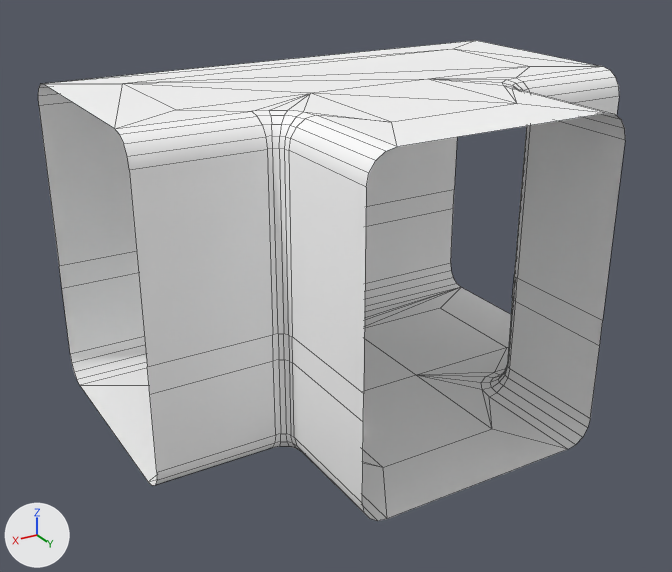
Renders of the FBX model Assets/Meshes/Tee.fbx from each side of a commit.
Camera for both pictures: a 50 mm lens placed at (0.0368, 0.0614, 0.0382), pointed at (0.0026, 0.0044, 0.0097). Arrows for +X, +Y and +Z are at lower left; the lights stay in place. Mesh edges are drawn as thin lines. Where no turn or scale is listed for an object, it has been applied to the vertices. Vertices at the same position are counted once.

The older version as bpy lines, for what is in view:
```python
me_mesh = bpy.data.meshes.new('Mesh')
me_mesh.from_pydata(...)  # 210 vertices, 200 faces; spans x -0.02..0.02, y -0.01..0.02, z 0.0..0.025
me_mesh.materials.append(mat_station)  # white #ffffff
# before: 51 (-0.0099, 0.0082, 0.025) at pixel (506, 79), 59 (-0.015, 0.005, 0.025) at pixel (529, 66), 69 (-0.011, 0.008, 0.025) at pixel (516, 77), 89 (-0.005, 0.005, 0.025) at pixel (427, 79)
# before: 58 (-0.015, 0.005, 0.0) at pixel (506, 347), 61 (-0.0099, 0.0082, 0.0) at pixel (485, 376), 65 (-0.011, 0.008, 0.0) at pixel (494, 372), 88 (-0.005, 0.005, 0.0) at pixel (416, 375)
# before: 156 (0.0099, 0.0082, 0.025) at pixel (269, 110), 164 (0.015, 0.005, 0.025) at pixel (175, 109), 174 (0.011, 0.008, 0.025) at pixel (251, 111), 194 (0.005, 0.005, 0.025) at pixel (310, 93)
ob_mesh = bpy.data.objects.new('Mesh', me_mesh)
ob_mesh.location = (0.0, 0.0, 0.0)
```
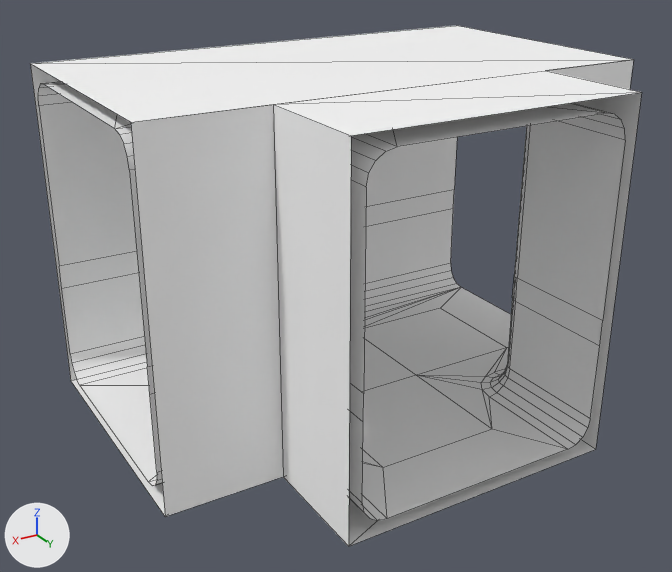
What differs and where, as boxes [x1, y1, x2, y2] in the pictures (672 x 572 px; the box of a moved part takes in the faces that stretch with it):
'Mesh', reshaped (8% taller)
    before: [38, 40, 625, 521]
    after: [30, 26, 642, 546]
part 1 of me_mesh, added
    after: [30, 26, 642, 546]
part 2 of me_mesh, moved or reshaped (not visible afterwards)
    before: [432, 67, 529, 80]
part 3 of me_mesh, moved or reshaped
    both: [419, 348, 507, 377]
part 4 of me_mesh, moved or reshaped (not visible afterwards)
    before: [175, 93, 310, 111]

Edits to the bpy script that builds the scene:
```text
Change me_mesh:
    used by ob_mesh; location = (0.0, 0.0, 0.0)
    verts and faces of me_mesh; kept vertices keep their numbers, new ones are numbered from 210
    remove me_mesh.from_pydata(...)  # 210 vertices, 200 faces; spans x -0.02..0.02, y -0.01..0.02, z 0.0..0.025
    add me_mesh.from_pydata(...)  # 226 vertices, 217 faces; spans x -0.02..0.02, y -0.011..0.02, z -0.001..0.026
    me_mesh part 1: a new loose piece of 16 vertices spanning x -0.02..0.02, y -0.011..0.02, z -0.001..0.026, in mat_station (white #ffffff)
    me_mesh part 2
    add delete_faces([(59, 69, 89), (51, 89, 69)])
    add faces += [(51, 89, 59), (51, 59, 69)]
    me_mesh part 3
    add delete_faces([(61, 65, 88), (58, 88, 65)])
    add faces += [(58, 88, 61), (58, 61, 65)]
    me_mesh part 4
    add delete_faces([(156, 174, 194), (164, 194, 174)])
    add faces += [(156, 164, 194), (156, 174, 164)]
```
